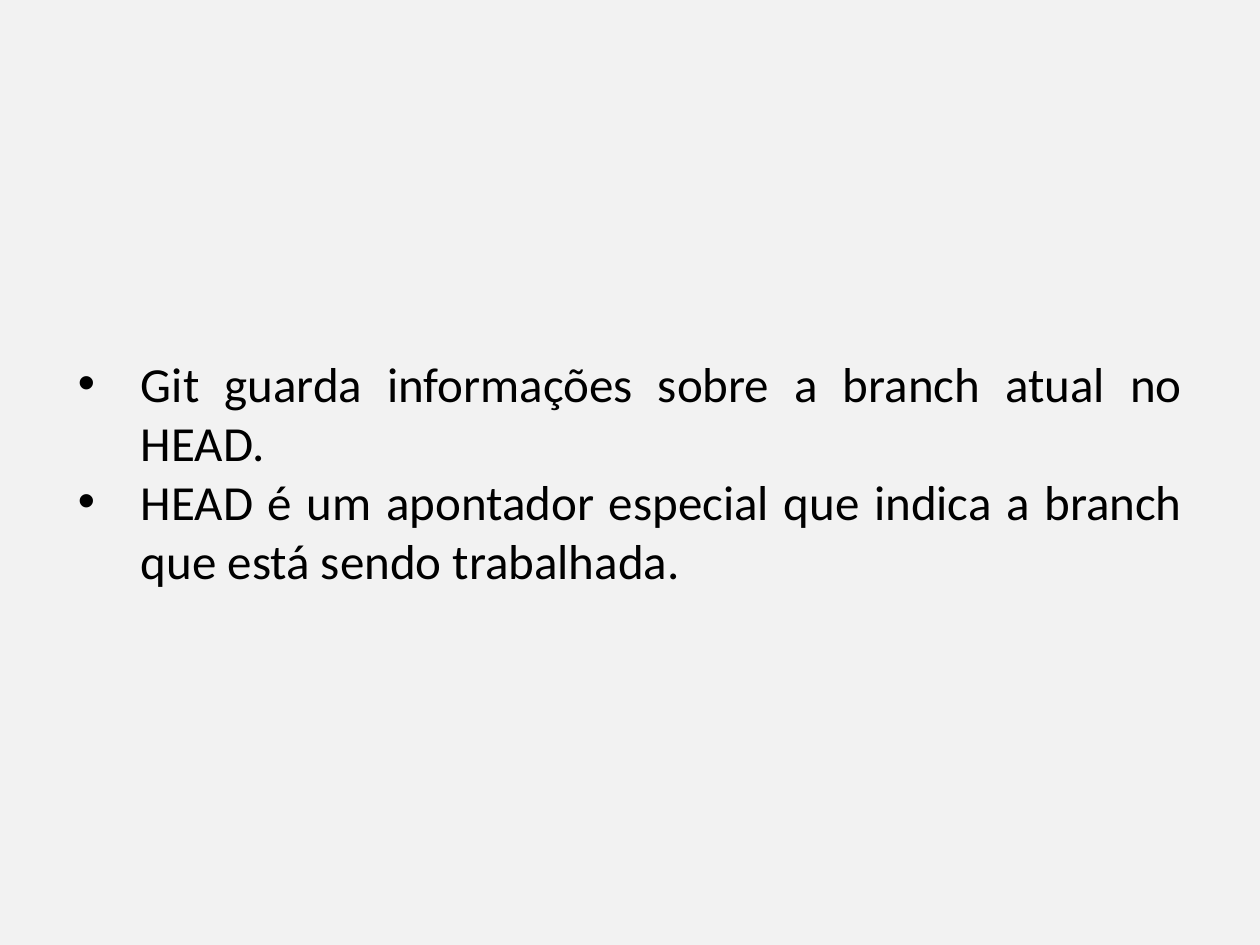
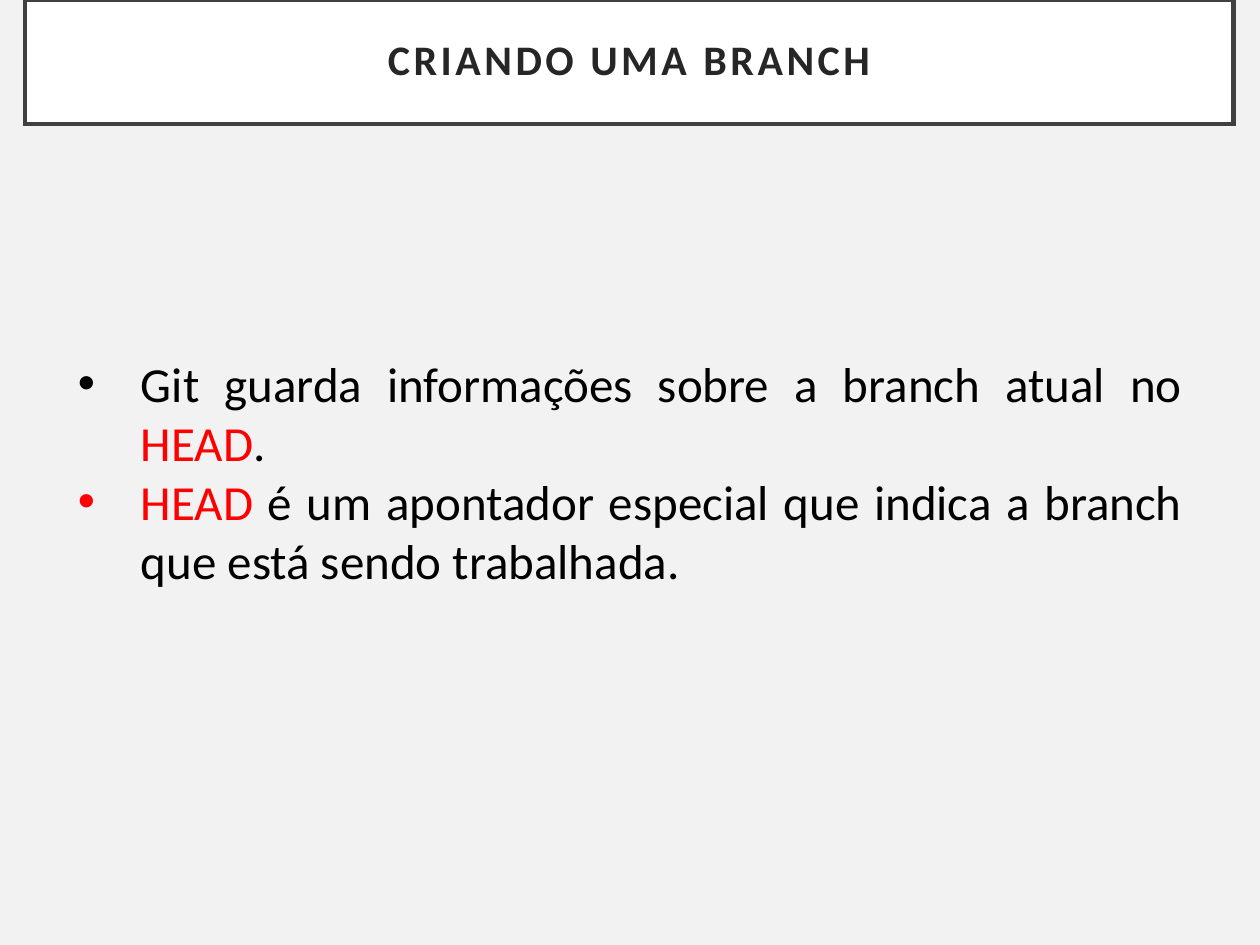
Before and after one commit to Paulo-UNIRON/aula_git_2020.2, a slide deck: slide 11 of Controlando versões com Git e Github - Capítulo VI.pptx (slide 12 before the commit). Drawn at 1260x945 pixels with LibreOffice and Linux fonts; fonts in the diff are those of the drawing. Boxes give left, top, right and bottom in pixels: in the first picture for what was removed or moved away, otherwise in the second. Text is boxed around its words. In the diff, an @@ line names an element or a change of style, - is before the commit and + after.

```diff
--- a/Controlando versões com Git e Github - Capítulo VI.pptx
+++ b/Controlando versões com Git e Github - Capítulo VI.pptx
@@ rectangle added at (25,0,1234,125), fill #FFFFFF, outline #404040 2.5 pt, 24 pt, text #262626, bold @@
+CRIANDO UMA BRANCH
@@ text "Git guarda informações sobre a ..." at (141,368,1182,587): text colour #000000 to #FF0000 in "HEAD.", "HEAD" @@
```
Also in this commit, not shown: 6 other slides changed, 3 slides added, 115 slides removed, 1 other file.
